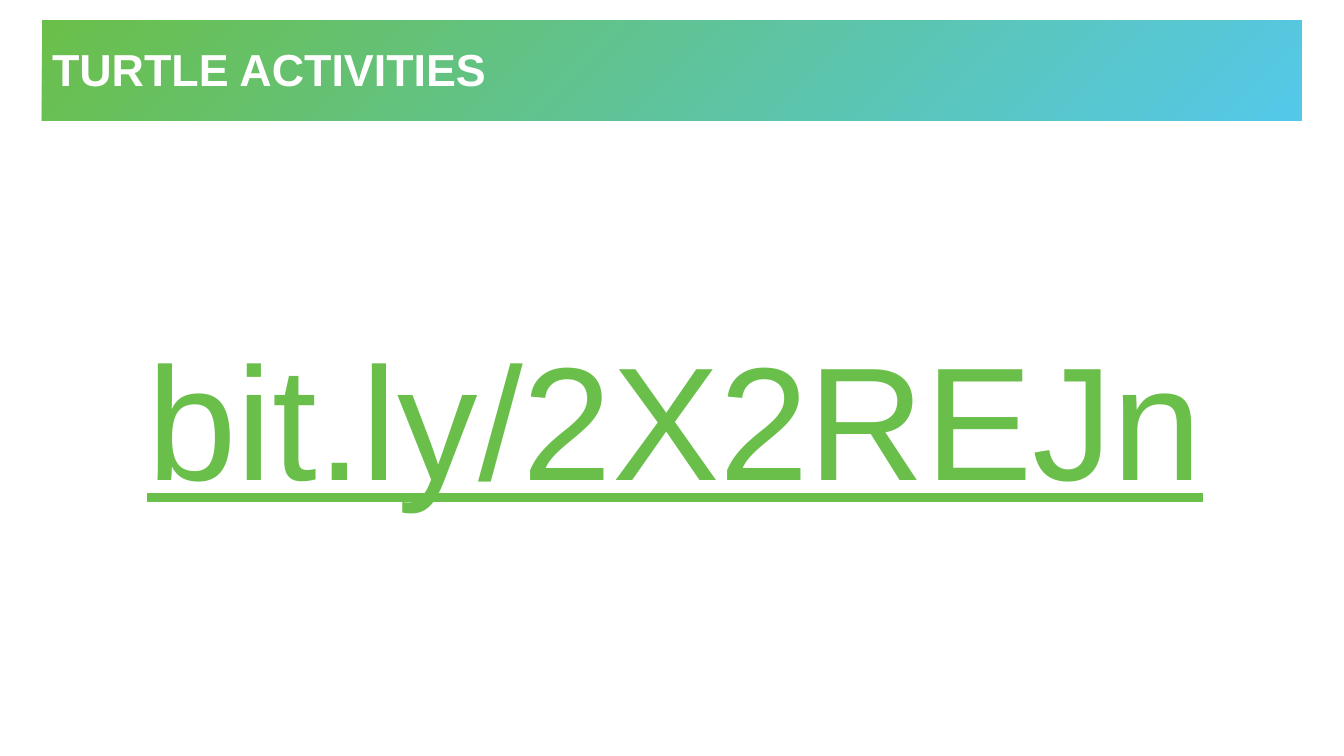
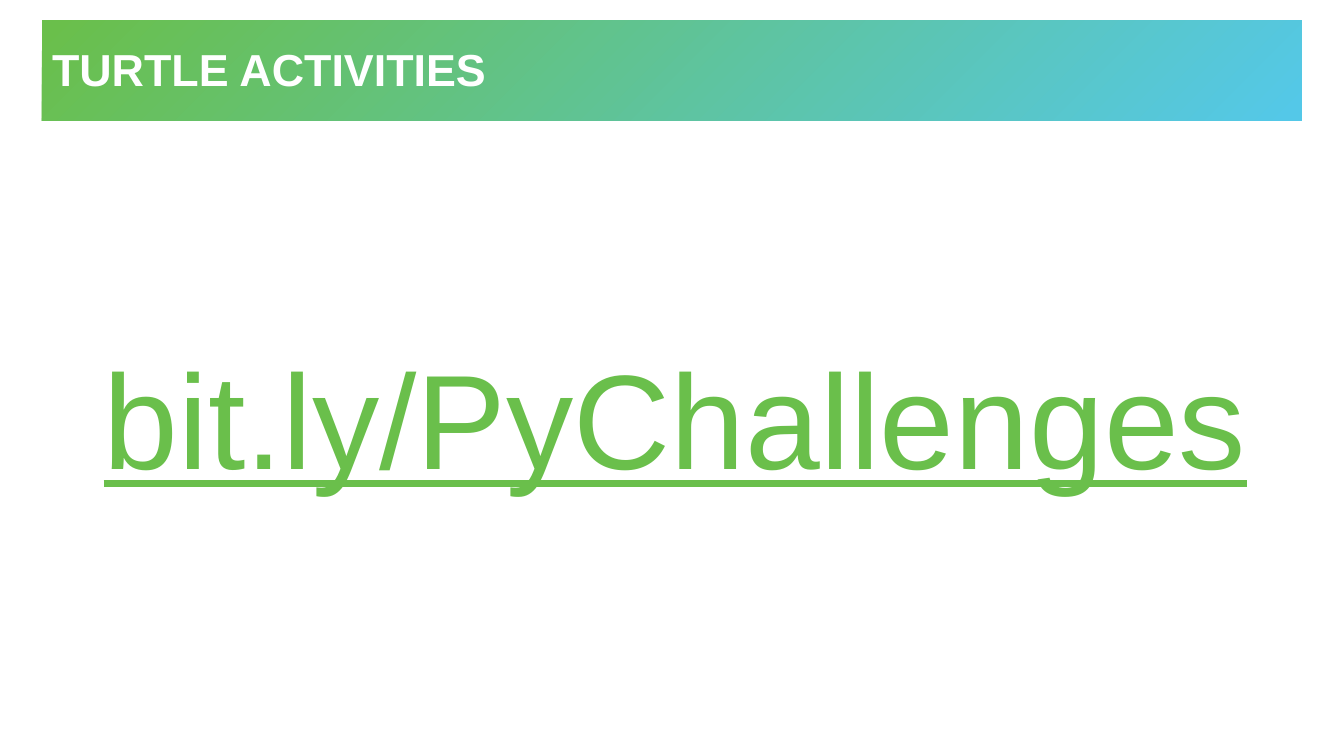
Before and after one commit to hylandtechoutreach/python-camp, a slide deck: slide 28 of ProgrammingWithPython.pptx (slide 27 before the commit). Drawn at 1344x756 pixels with LibreOffice and Linux fonts; fonts in the diff are those of the drawing. Boxes give left, top, right and bottom in pixels: in the first picture for what was removed or moved away, otherwise in the second. Text is boxed around its words. In the diff, an @@ line names an element or a change of style, - is before the commit and + after.

```diff
--- a/ProgrammingWithPython.pptx
+++ b/ProgrammingWithPython.pptx
@@ text at [104,371,1246,493]: text changed; size 115 to 96 pt @@
-bit.ly/2X2REJn
+bit.ly/PyChallenges
```
Also in this commit, not shown: 2 other slides changed, 1 slide added, 5 other files.
